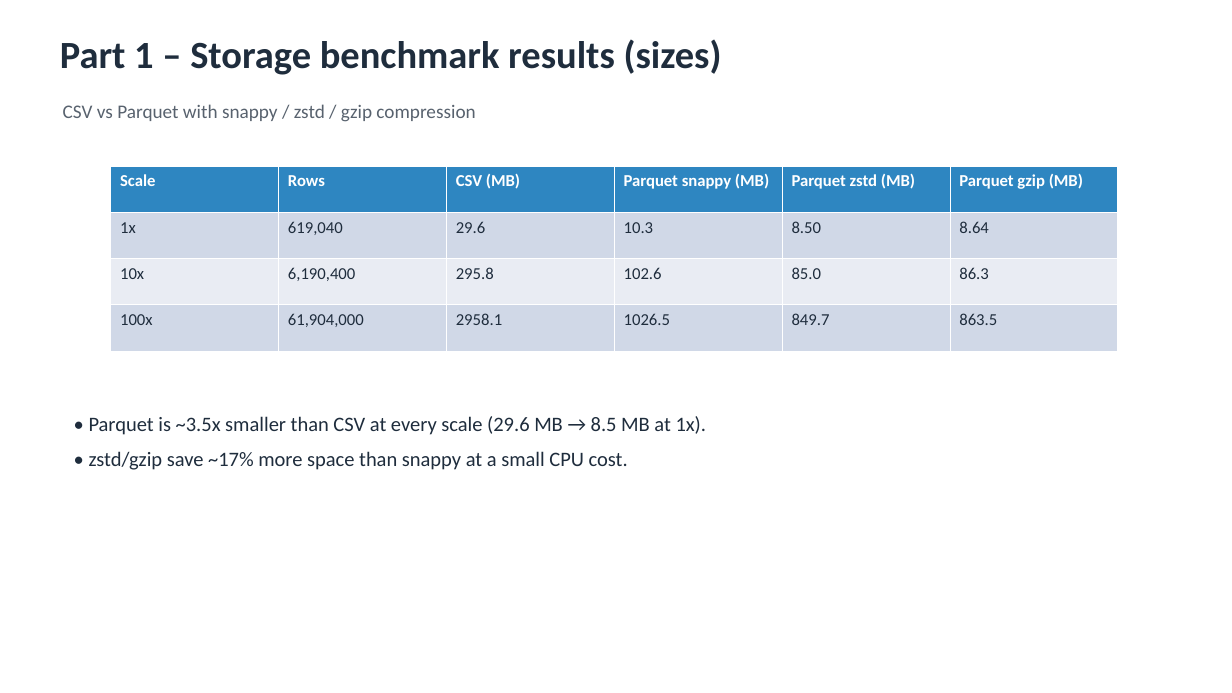
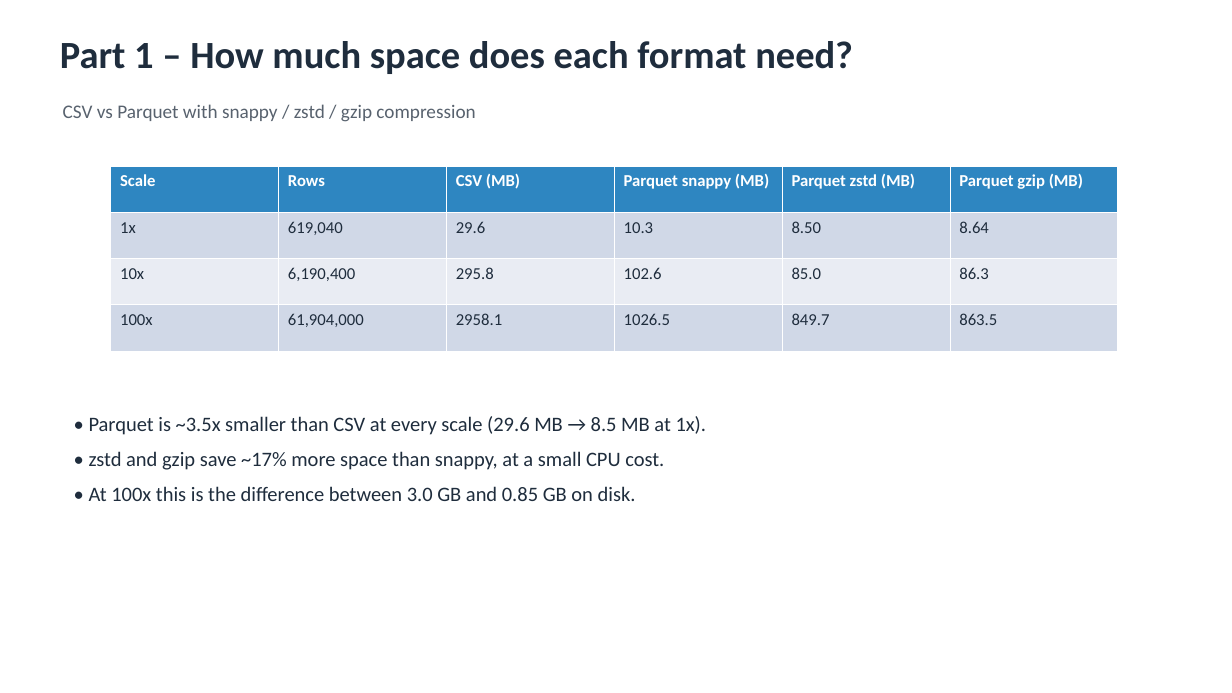
Before and after one commit to jaismine19/NextClose, a slide deck: slide 3 of docs/CSIS4260_Assignment1_Dashboard_Screenshots.pptx. Drawn at 1232x693 pixels with LibreOffice and Linux fonts; fonts in the diff are those of the drawing. Boxes give left, top, right and bottom in pixels: in the first picture for what was removed or moved away, otherwise in the second. Text is boxed around its words. In the diff, an @@ line names an element or a change of style, - is before the commit and + after.

Commit message:
Polish README, slide deck and dashboard wording; credit Jaismine Kaur

```diff
--- a/docs/CSIS4260_Assignment1_Dashboard_Screenshots.pptx
+++ b/docs/CSIS4260_Assignment1_Dashboard_Screenshots.pptx
@@ text at box(60, 41, 853, 74): text changed @@
-Part 1 – Storage benchmark results (sizes)
+Part 1 – How much space does each format need?
@@ text at box(89, 451, 664, 501): text changed @@
-• zstd/gzip save ~17% more space than snappy at a small CPU cost.
+• zstd and gzip save ~17% more space than snappy, at a small CPU cost.
+• At 100x this is the difference between 3.0 GB and 0.85 GB on disk.
```
Also in this commit, not shown: 11 other slides changed, 7 other files.
